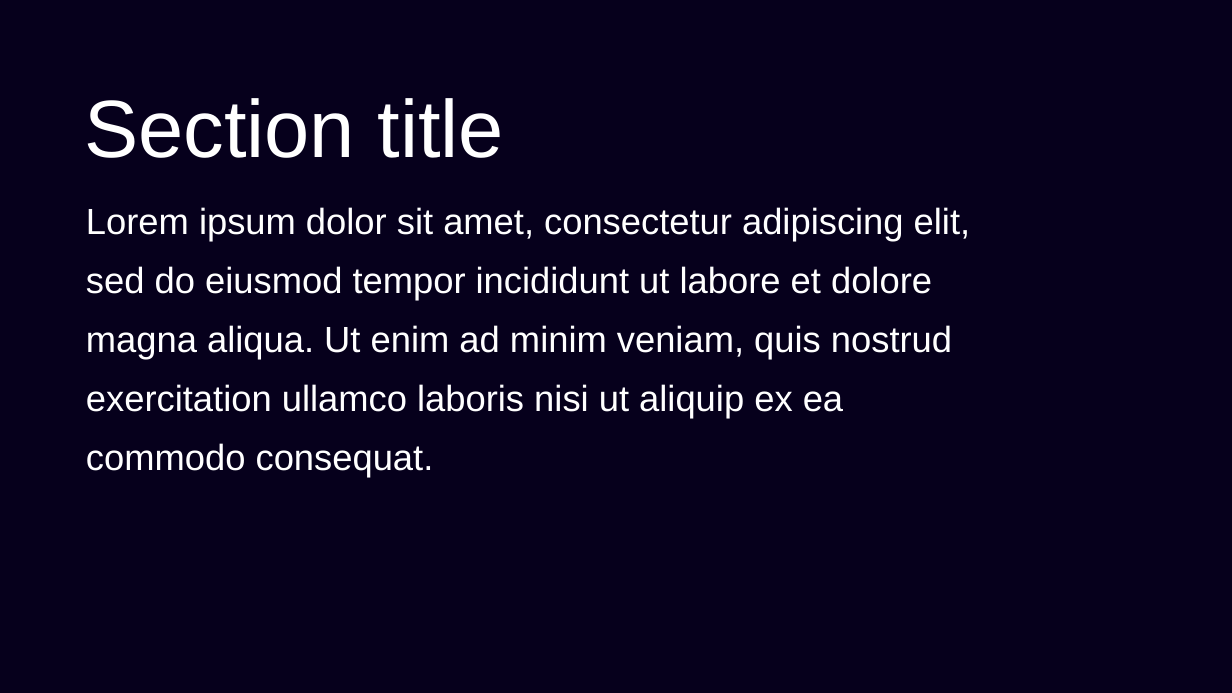
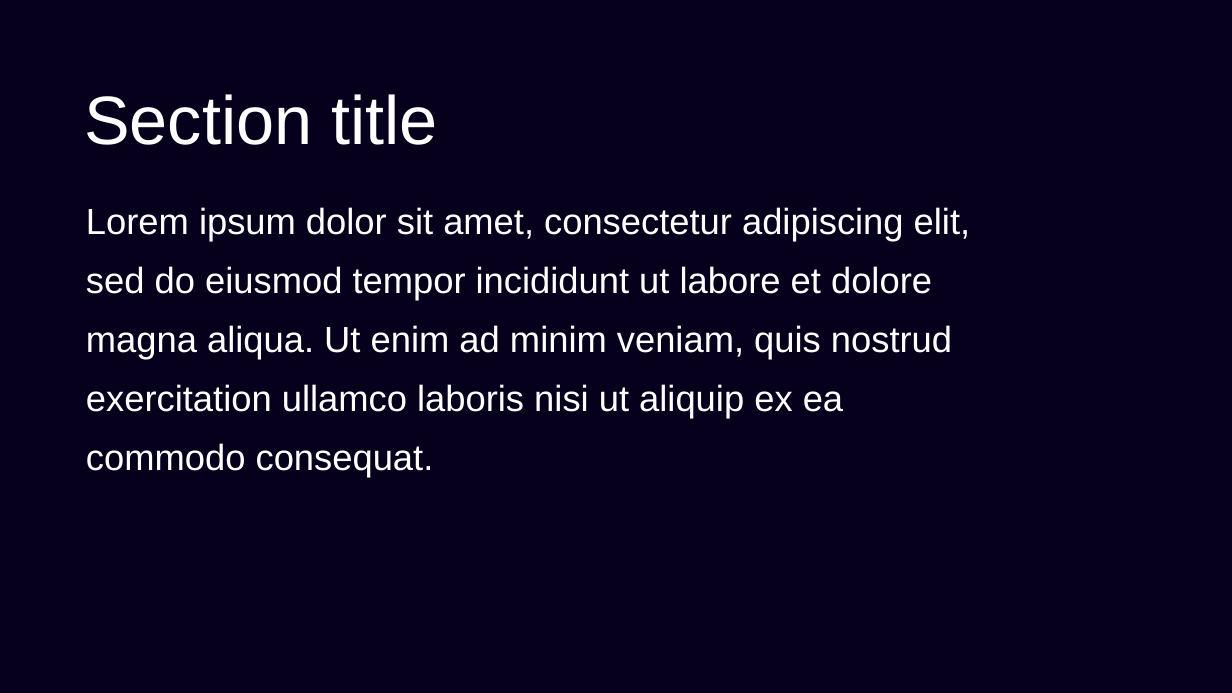
Before and after one commit to nextcloud/richdocuments, a slide deck: slide 2 of emptyTemplates/ai/security.odp. Drawn at 1232x693 pixels with LibreOffice and Linux fonts; fonts in the diff are those of the drawing; background and template pictures are left out. Boxes give left, top, right and bottom in pixels: in the first picture for what was removed or moved away, otherwise in the second. Text is boxed around its words. In the diff, an @@ line names an element or a change of style, - is before the commit and + after.

Commit message:
feat(ai): choose which presentation style to use

```diff
--- a/emptyTemplates/ai/security.odp
+++ b/emptyTemplates/ai/security.odp
@@ title "Section title" at [84,94,437,145]: size 95 to 80 pt @@
```
Also in this commit, not shown: 1 other slide changed, 4 other files.
